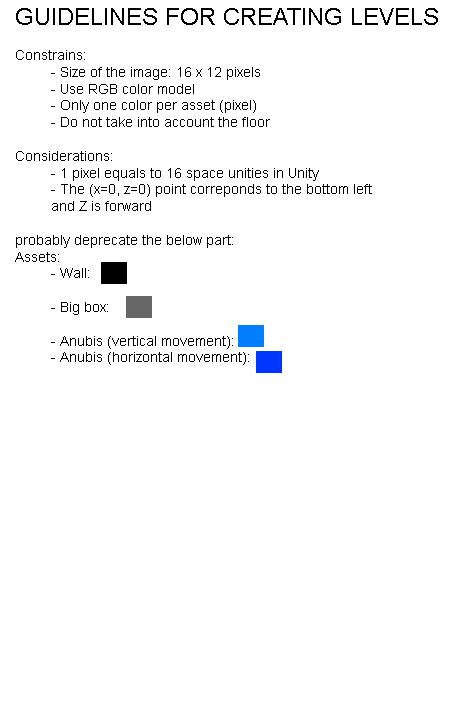
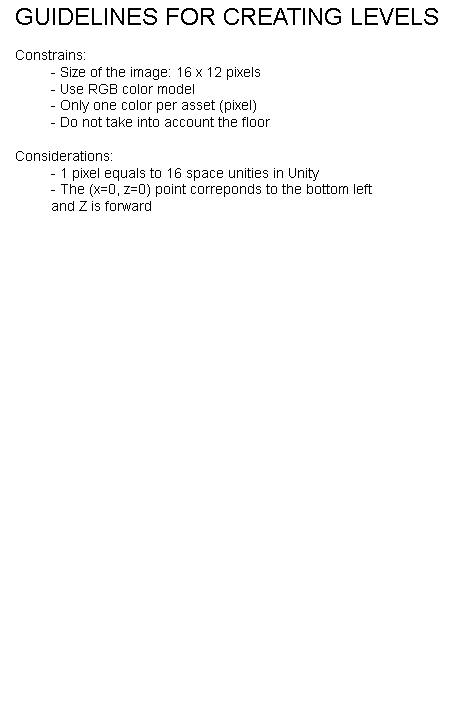
Layers edited between the first and the second 454x706 image:
painted on "Constrains: - Size of the image: 16 x 12 pixels - Use RGB col" over [15, 235, 249, 365]
removed layer "Anubis H" over [256, 351, 282, 373]
removed layer "Anubis V" over [238, 325, 264, 347]
removed layer "Big box" over [126, 296, 152, 318]
removed layer "Wall" over [101, 262, 127, 284]
